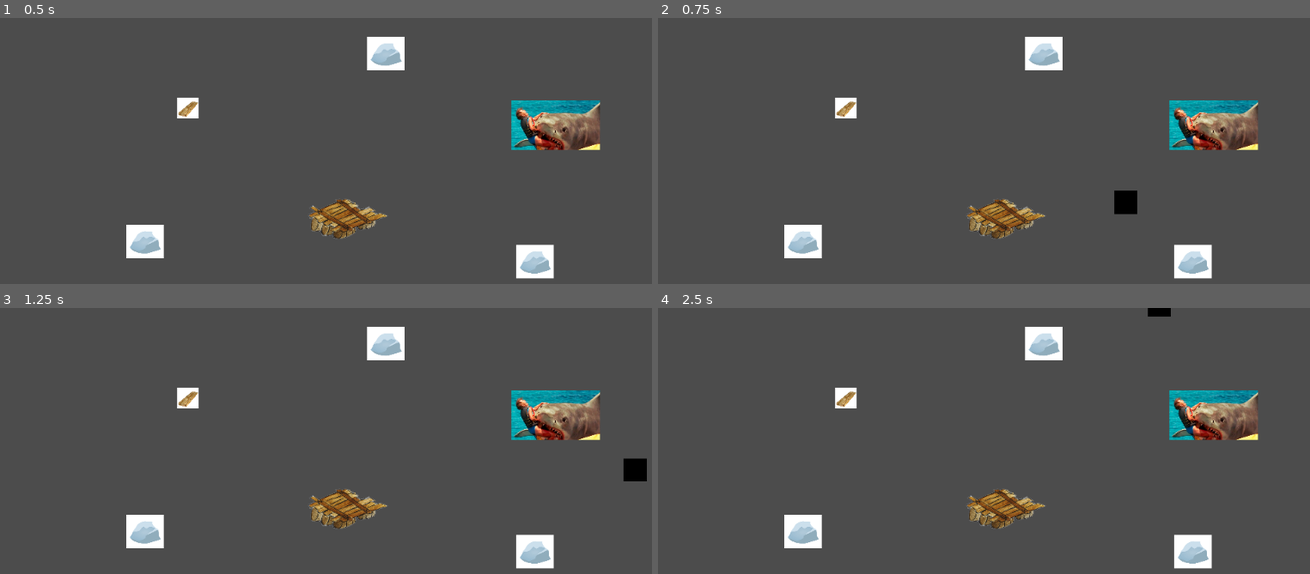
Above: before the commit, frames 1-4 (two rows, left to right).
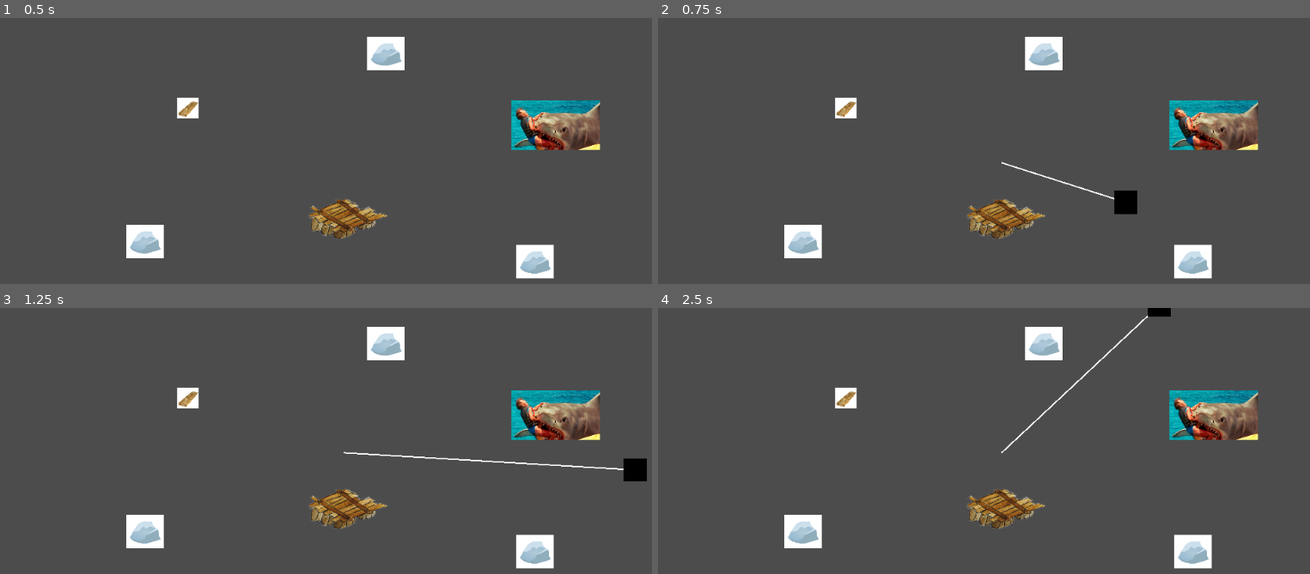
Above: after the commit, the same moments.

Repository: surgura/kwok5
Game: Godot game, scene res://world.tscn
Same seed, same stepped clock (60 frames per second), same inputs: the game is played once before the commit and once after it.
Inputs (mouse positions are in pixels of both pictures, inside the frame that each line leads up to):
- Up to frame 1 (0.5 s): no input
- Up to frame 2 (0.75 s): tap Enter at 0.5 s; move the mouse to (1153, 198) at 0.52 s; click (1153, 198) at 0.6 s
- Up to frame 3 (1.25 s): no input
- Up to frame 4 (2.5 s): move the mouse to (866, 528) at 1.27 s; click (866, 528) at 1.35 s; tap Space at 2 s; move the mouse to (1068, 419) at 2.02 s; click (1068, 419) at 2.1 s

Frame 1 is identical in both runs. In frame 2, 0.1% of the frame differs, in the area x 52-71%, y 53-69%; in frame 3, 0.3%, in the area x 52-96%, y 53-61%; in frame 4, 0.2%.

Commit message:
Now shows fishing line

Diff:
--- a/godot/floating_items/rock.tscn
+++ b/godot/floating_items/rock.tscn
@@ -1,7 +1,8 @@
 [gd_scene load_steps=4 format=2]
 
 [ext_resource path="res://floating_items/rock.gd" type="Script" id=1]
-[ext_resource path="res://rock.png" type="Texture" id=2]
+[ext_resource path="res://images/rock.png" type="Texture" id=2]
+
 
 [sub_resource type="CircleShape2D" id=1]
 radius = 22.9501
--- a/godot/hook.gd
+++ b/godot/hook.gd
@@ -9,6 +9,9 @@
 func _ready():
 	apply_central_impulse((get_global_mouse_position() - self.global_position).normalized() * throw_force)
 
+func _process(_delta):
+	update()
+
 func _physics_process(delta):
 	if caught_item != null:
 		var raft = get_node(raft_path)
@@ -17,10 +20,19 @@
 		raft.apply_central_impulse(raft_direction * reel_force / 2 * delta)
 		caught_item.apply_central_impulse(item_direction * reel_force / 2 * delta)
 
-func _on_catch_area_body_shape_entered(body_id, body, body_shape, area_shape):
+func _draw():
+	#var begin: Position2D = get_node("fishline_begin")
+	var end = Vector2()
+	if caught_item != null:
+		end = caught_item.global_transform.origin - global_transform.origin
+	var begin = get_node(raft_path).get_node("fishline_begin").global_transform.origin - global_transform.origin
+	draw_line(begin, end, Color(220, 220, 220), 2)
+
+func _on_catch_area_body_shape_entered(_body_id, body, _body_shape, _area_shape):
+	print("asdasd")
 	caught_item = body
 	caught_item.is_being_reeled = true
-	# remove all children of this node. we will just execute script now
+    # remove all children of this node. we will just execute script now
 	for child in get_children():
 		child.queue_free()
 
--- a/godot/raft.gd
+++ b/godot/raft.gd
@@ -3,10 +3,6 @@
 var hook_scene = preload("res://hook.tscn")
 var hook_instance = null
 export(NodePath) var inventory_path
-
-# Called when the node enters the scene tree for the first time.
-func _ready():
-	pass # Replace with function body.
 
 # Called every frame. 'delta' is the elapsed time since the previous frame.
 func _process(_delta):
--- a/godot/raft.tscn
+++ b/godot/raft.tscn
@@ -21,4 +21,7 @@
 visible = false
 scale = Vector2( 1.75, 1 )
 shape = SubResource( 1 )
+
+[node name="fishline_begin" type="Position2D" parent="."]
+position = Vector2( 0, -83.675 )
 [connection signal="body_shape_entered" from="." to="." method="_on_raft_body_shape_entered"]
Renamed: godot/rock.png -> godot/images/rock.png
Not shown, changed: godot/images/rock.png.import
